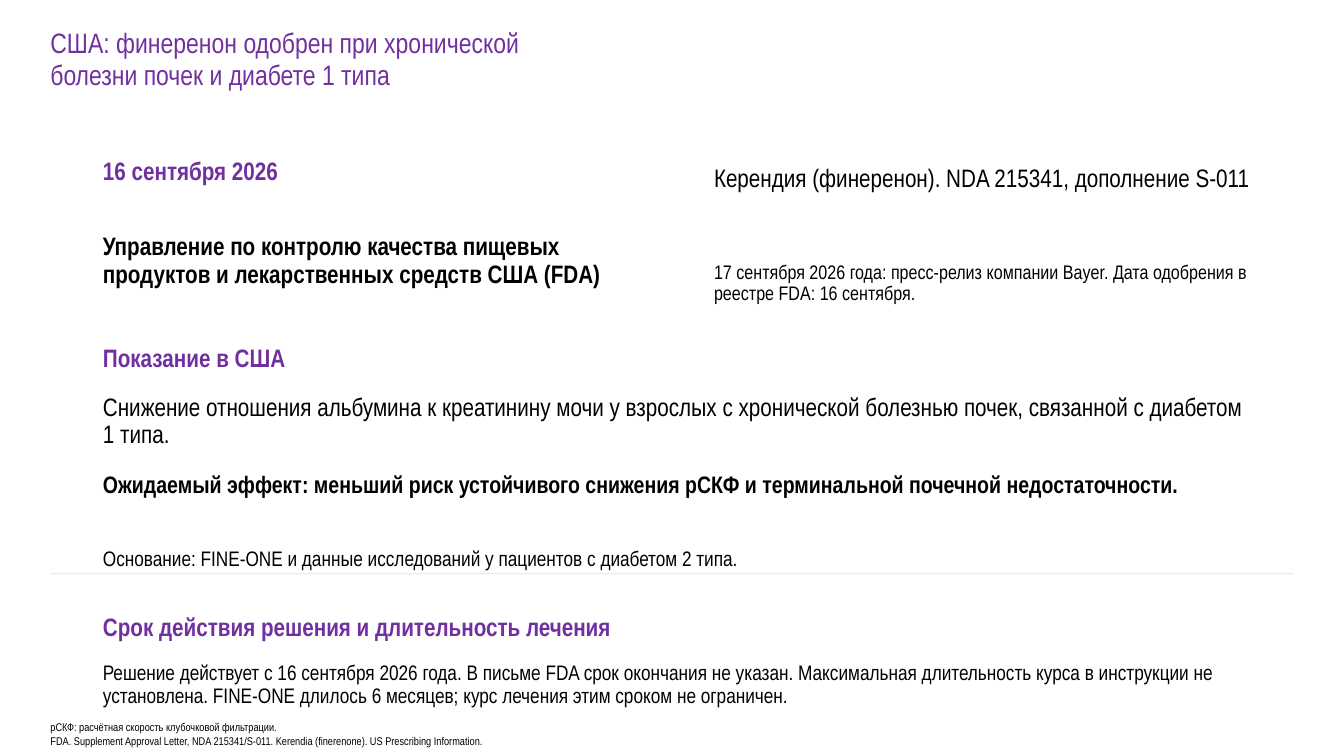
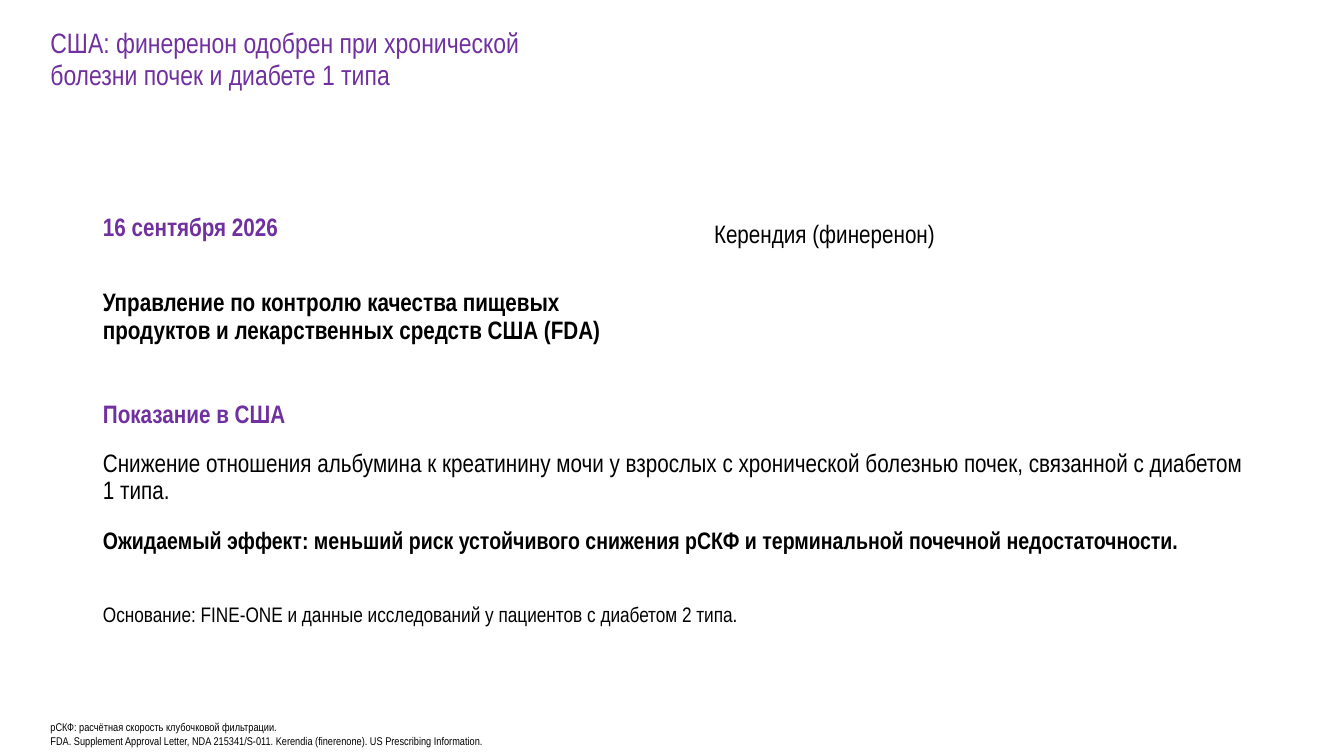
Before and after one commit to drabdulbosit1-eng/my-test-cloud, a slide deck: slide 45 of finerenone/Finerenone_Levin_reviewed.pptx. Drawn at 1344x756 pixels with LibreOffice and Linux fonts; fonts in the diff are those of the drawing. Boxes give left, top, right and bottom in pixels: in the first picture for what was removed or moved away, otherwise in the second. Text is boxed around its words. In the diff, an @@ line names an element or a change of style, - is before the commit and + after.

```diff
--- a/finerenone/Finerenone_Levin_reviewed.pptx
+++ b/finerenone/Finerenone_Levin_reviewed.pptx
@@ text at box(714, 224, 934, 249): text changed @@
-Керендия (финеренон). NDA 215341, дополнение S-011
+Керендия (финеренон)
@@ text removed at box(714, 264, 1247, 304) @@
-17 сентября 2026 года: пресс-релиз компании Bayer. Дата одобрения в реестре FDA: 16 сентября.
@@ 6 texts: place and size @@
-6 texts at box(103, 161, 1242, 571)
+6 texts at box(103, 217, 1242, 627)
@@ rectangle removed at box(50, 574, 1294, 575) @@
@@ text removed at box(103, 617, 610, 642) @@
-Срок действия решения и длительность лечения
@@ text removed at box(103, 664, 1213, 708) @@
-Решение действует с 16 сентября 2026 года. В письме FDA срок окончания не указан. Максимальная длительность курса в инструкции не установлена. FINE-ONE длилось 6 месяцев; курс лечения этим сроком не ограничен.
```
Also in this commit, not shown: 24 other slides changed, 1 other file.
